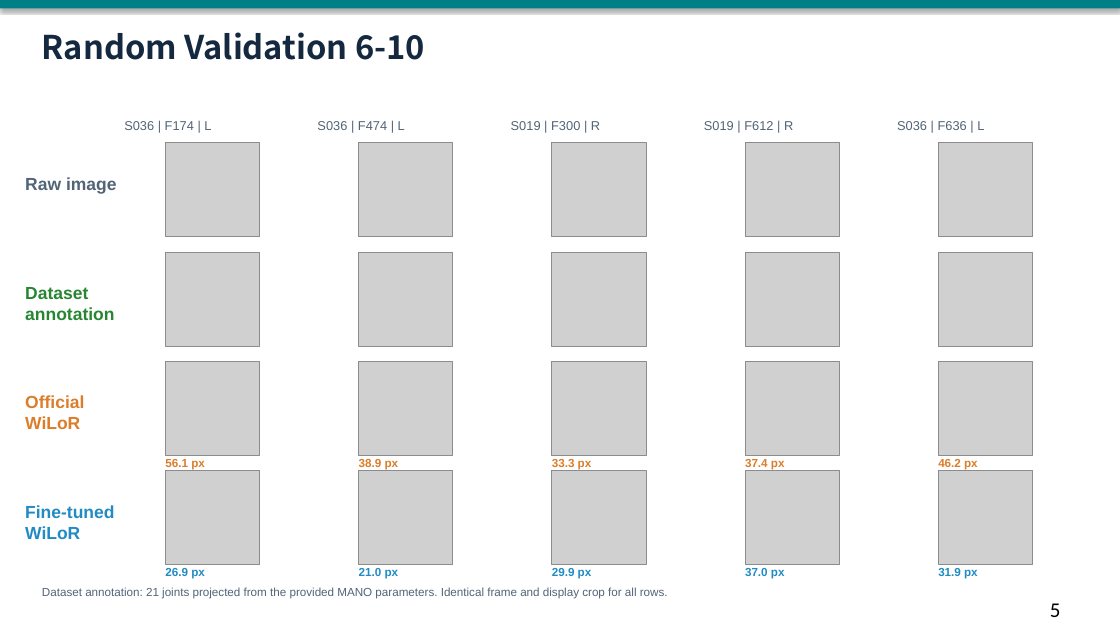
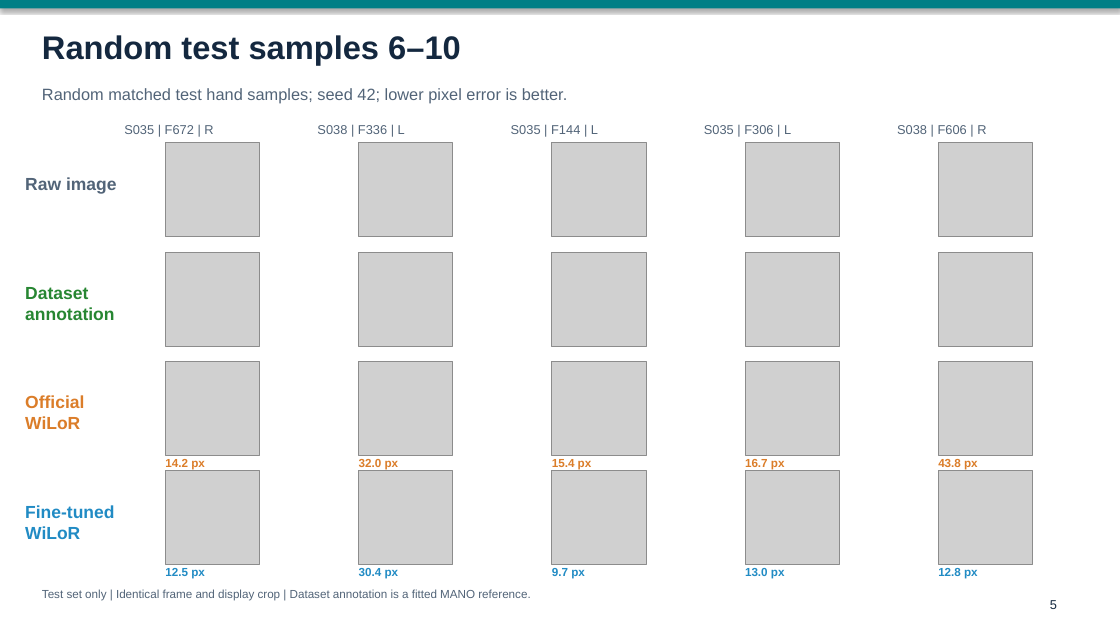
Before and after one commit to choppa129/WiLoR, a slide deck: slide 5 of reports/hand_display_comparison/WiLoR_手套微调_汇报.pptx. Drawn at 1120x630 pixels with LibreOffice and Linux fonts; fonts in the diff are those of the drawing; grey boxes stand for pictures. Boxes give left, top, right and bottom in pixels: in the first picture for what was removed or moved away, otherwise in the second. Text is boxed around its words. In the diff, an @@ line names an element or a change of style, - is before the commit and + after.

Commit message:
docs: report fixed glove model results on test set

```diff
--- a/reports/hand_display_comparison/WiLoR_手套微调_汇报.pptx
+++ b/reports/hand_display_comparison/WiLoR_手套微调_汇报.pptx
@@ text at [42,35,461,65]: text changed; font Noto Sans CJK SC to Arial @@
-Random Validation 6-10
+Random test samples 6–10
@@ text added at [42,88,567,104], 14 pt, text #526478 @@
+Random matched test hand samples; seed 42; lower pixel error is better.
@@ text removed at [124,121,211,130] @@
-S036 | F174 | L
@@ text added at [124,125,213,134], 11 pt, text #526478 @@
+S035 | F672 | R
@@ text at [317,125,405,134]: text changed @@
-S036 | F474 | L
+S038 | F336 | L
@@ text removed at [511,121,600,130] @@
-S019 | F300 | R
@@ text added at [511,125,598,134], 11 pt, text #526478 @@
+S035 | F144 | L
@@ text removed at [704,121,793,130] @@
-S019 | F612 | R
@@ text added at [704,125,791,134], 11 pt, text #526478 @@
+S035 | F306 | L
@@ text removed at [897,121,984,130] @@
-S036 | F636 | L
@@ text added at [897,125,986,134], 11 pt, text #526478 @@
+S038 | F606 | R
@@ text at [165,459,205,470]: text changed @@
-56.1 px
+14.2 px
@@ text at [359,459,399,470]: text changed; text colour #218BC4 to #DB7D29 @@
-21.0 px
+32.0 px
@@ text at [552,459,592,470]: text changed @@
-37.4 px
+15.4 px
@@ text removed at [552,459,592,470] @@
-33.3 px
@@ text added at [745,459,785,470], 10 pt, text #DB7D29, bold @@
+16.7 px
@@ text at [938,459,978,470]: text changed @@
-46.2 px
+43.8 px
@@ text at [165,568,205,579]: text changed @@
-26.9 px
+12.5 px
@@ text added at [359,568,399,579], 10 pt, text #218BC4, bold @@
+30.4 px
@@ text at [552,568,585,579]: text changed @@
-29.9 px
+9.7 px
@@ text at [745,568,785,579]: text changed @@
-37.0 px
+13.0 px
@@ text at [938,568,978,579]: text changed @@
-31.9 px
+12.8 px
@@ text at [42,589,530,601]: text changed @@
-Dataset annotation: 21 joints projected from the provided MANO parameters. Identical frame and display crop for all rows.
+Test set only | Identical frame and display crop | Dataset annotation is a fitted MANO reference.
@@ text "5" at [1050,600,1057,609]: size 18 to 11 pt, font Calibri to Arial, text colour #000000 to #14283F @@
```
Also in this commit, not shown: 5 other slides changed, 3 other files.
